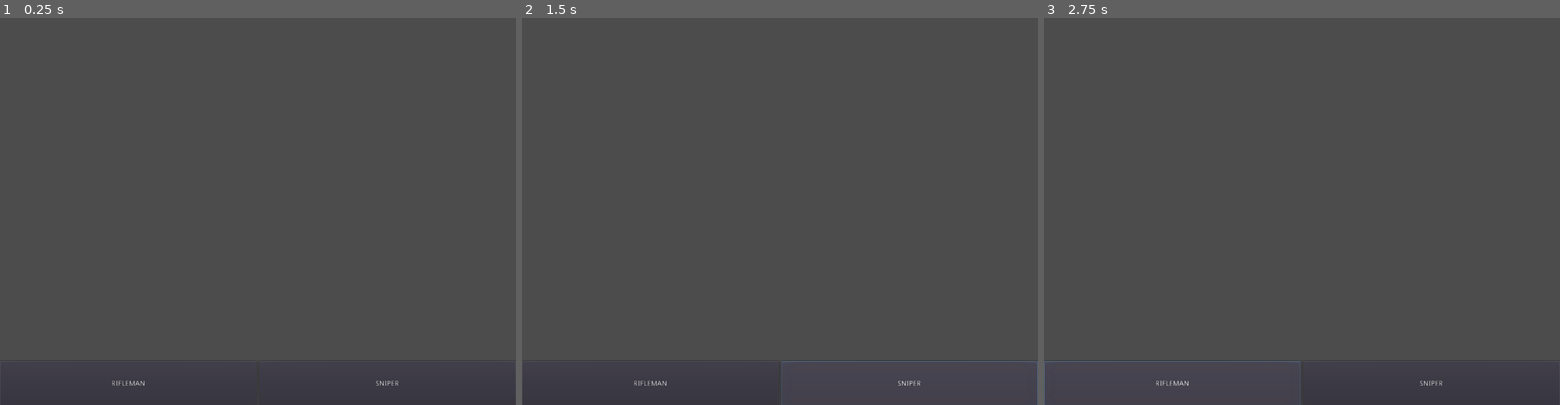
Above: before the commit, frames 1-3 (left to right).
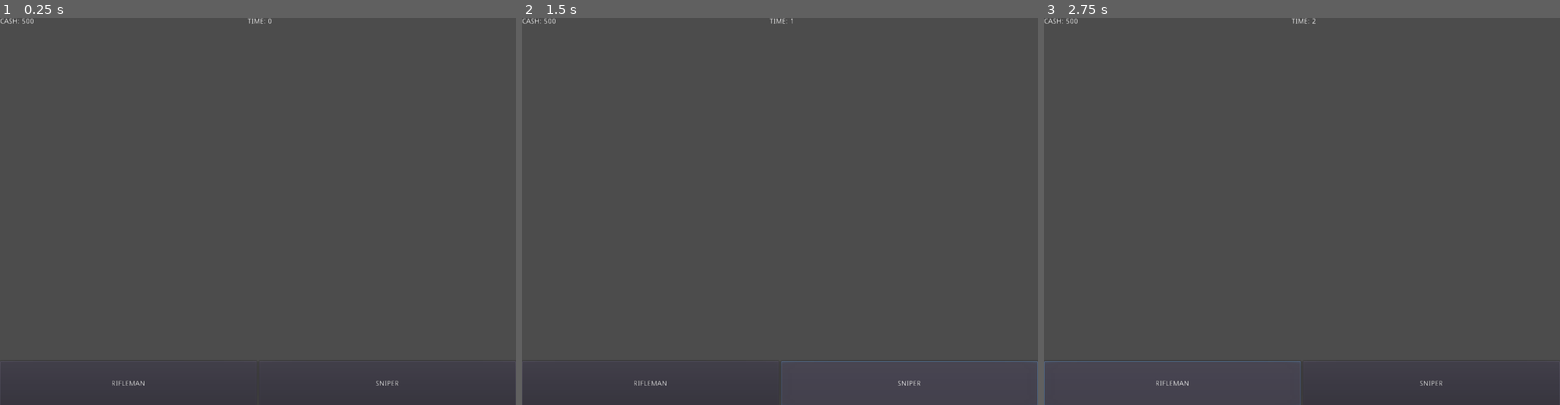
Above: after the commit, the same moments.

Repository: Zane97/new_army_game
Game: Godot game, scene res://src/screens/trench_battle.tscn
The game is run twice, just before and just after one commit, with the same random seed, the same clock (stepped at 60 frames per second) and the same inputs. The engine's default icon, where the game draws it, is replaced by a stand-in: a white triangle on a blue panel in a dark square.
Inputs:
- Up to frame 1 (0.25 s): no input
- Up to frame 2 (1.5 s): click "RIFLEMAN" at 0.5 s; click "SNIPER" at 1.25 s
- Up to frame 3 (2.75 s): click "RIFLEMAN" at 2 s

The runs differ from the first frame. In frame 1, less than 0.1% of the frame differs, in the area x 0-53%, y 0-2%; in frame 2, less than 0.1%; in frame 3, less than 0.1%.
Error before the commit: Invalid get index 'map_size' (on base: 'Dictionary'). (res://src/screens/trench_battle.gd:24)
Error after the commit: Invalid get index 'map_size' (on base: 'Dictionary'). (res://src/screens/trench_battle.gd:27)

Commit message:
Added basic cost system to units

Diff:
--- a/assets/data/unit_data.json
+++ b/assets/data/unit_data.json
@@ -1,6 +1,7 @@
 {
 "0":  {
     "unit_type" : "rifleman",
+    "cost" : 100,
     "movement_speed" : 5.0,
     "firing_range" : 250.0,
     "firing_acrcy" : 0.6,
@@ -11,6 +12,7 @@
     },
 "1":  {
     "unit_type" : "sniper",
+    "cost" : 300,
     "movement_speed" : 2.0,
     "firing_range" : 350.0,
     "firing_acrcy" : 0.95,
--- a/src/screens/gui/unit_spawn.gd
+++ b/src/screens/gui/unit_spawn.gd
@@ -16,15 +16,16 @@
 		var unit_id = index
 		var unit = unit_data[str(unit_id)]
 		var unit_type = unit["unit_type"].to_upper()
-		add_button(unit_type, unit_id)
+		var cost = unit["cost"]
+		add_button(unit_type, unit_id, cost)
 
-func add_button(disp_text: String, signal_code: int):
+func add_button(disp_text: String, signal_code: int, cost: int):
 	var butt = Button.new()
 	butt.text = disp_text
 	butt.rect_size = Vector2(100, GlobalVaribles.BUTT_HEIGHT)
 	butt.size_flags_horizontal = SIZE_EXPAND_FILL
-	butt.connect("pressed", self, "_on_butt_pressed", [signal_code])
+	butt.connect("pressed", self, "_on_butt_pressed", [signal_code, cost])
 	$h_box.add_child(butt)
 
-func _on_butt_pressed(signal_code: int):
-	GlobalVaribles.emit_signal("unit_spawn", signal_code, true)
+func _on_butt_pressed(signal_code: int, cost: int):
+	GlobalVaribles.emit_signal("unit_spawn", signal_code, true, cost)
--- a/src/screens/trench_battle.gd
+++ b/src/screens/trench_battle.gd
@@ -10,9 +10,12 @@
 
 var battle_data: Dictionary
 
+var battle_timer: float
+var _player_cash: int = 500
+var _ai_cash: int = 750
+
 func _ready():
 	#TODO
-	#restrict camera movement to map_size(helper_trench_battle)
 	#change map background to map type
 	#spawn objects
 
@@ -32,10 +35,22 @@
 
 	GlobalVaribles.connect("unit_spawn", self, "spawn_unit")
 
+	battle_timer = 0
 	HelperTrenchBattle.trench_battle_ready = true
 
+func _process(delta):
+	battle_timer += delta
+	$gui/player_data/time.text = "TIME: " + str(int(battle_timer))
+	$gui/player_data/cash.text = "CASH: " + str(_player_cash)
+
 # Instance a child of unit to the trench_battle sceen
-func spawn_unit(unit_id: int, is_ally: bool, pos: Array = []):
+func spawn_unit(unit_id: int, is_ally: bool, cost: int = 0, pos: Array = []) -> bool:
+	if can_unit_spawn(is_ally, cost):
+		_player_cash -= cost if is_ally else 0
+		_ai_cash -= cost if not is_ally else 0
+	else:
+		return false
+
 	var target_pos: int
 	if pos.size() == 0:
 		var pos_x = -1 if is_ally else HelperTrenchBattle.trench_size
@@ -52,6 +67,7 @@
 	inst_unit.translate(Vector2(x_translate, pos[1]))
 	$battle_field.add_child(inst_unit)
 	inst_unit.init(unit_id, is_ally, target_pos)
+	return true
 
 func trench_at(index:int):
 	if index >= GlobalVaribles.trench_pos.size():
@@ -77,7 +93,7 @@
 		var type_id = current_unit["unit_type_ID"]
 		var is_ally = current_unit["is_ally"]
 		var pos = current_unit["unit_position"]
-		spawn_unit(type_id, is_ally, pos)
+		spawn_unit(type_id, is_ally, 0, pos)
 
 # Loads trenches from lvl data
 func load_trenches():
@@ -87,3 +103,10 @@
 		var type_id = current_trench["trench_type_ID"]
 
 		spawn_trench(type_id, index)
+
+# Check if the unit can be spawend
+func can_unit_spawn(for_ally: bool, unit_cost: int) -> bool:
+	if for_ally:
+		return unit_cost <= _player_cash
+	else:
+		return unit_cost <= _ai_cash
--- a/src/screens/trench_battle.tscn
+++ b/src/screens/trench_battle.tscn
@@ -7,15 +7,38 @@
 [node name="trench_battle" type="Node2D"]
 script = ExtResource( 1 )
 
+[node name="gui" type="CanvasLayer" parent="."]
+
+[node name="unit_spawn" parent="gui" instance=ExtResource( 2 )]
+margin_top = 663.0
+margin_bottom = 3.0
+
+[node name="player_data" type="Control" parent="gui"]
+anchor_right = 1.0
+anchor_bottom = 1.0
+mouse_filter = 2
+__meta__ = {
+"_edit_use_anchors_": false
+}
+
+[node name="cash" type="Label" parent="gui/player_data"]
+margin_right = 42.0
+margin_bottom = 31.0
+text = "CASH:
+"
+
+[node name="time" type="Label" parent="gui/player_data"]
+anchor_left = 0.5
+anchor_right = 0.5
+margin_left = -20.0
+margin_right = 20.0
+margin_bottom = 31.0
+text = "TIME:
+"
+
 [node name="GCC2D" parent="." instance=ExtResource( 4 )]
 position = Vector2( 504, 376 )
 limit_left = 0
 movement_axis = 1
 
 [node name="battle_field" type="Node2D" parent="."]
-
-[node name="CanvasLayer" type="CanvasLayer" parent="."]
-
-[node name="unit_spawn" parent="CanvasLayer" instance=ExtResource( 2 )]
-margin_top = 663.0
-margin_bottom = 3.0
